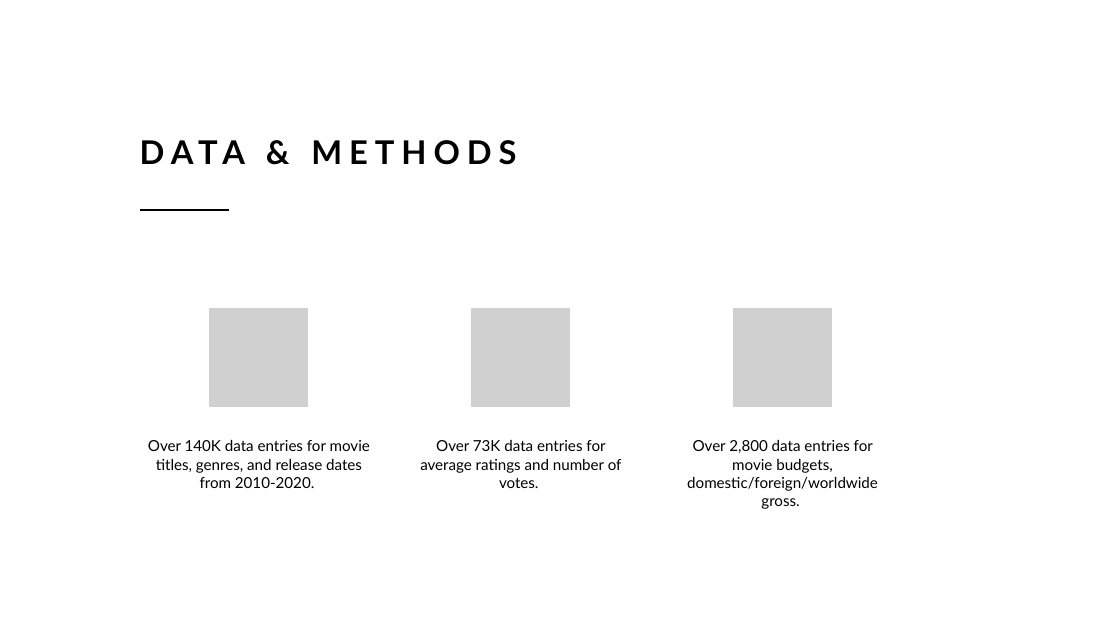
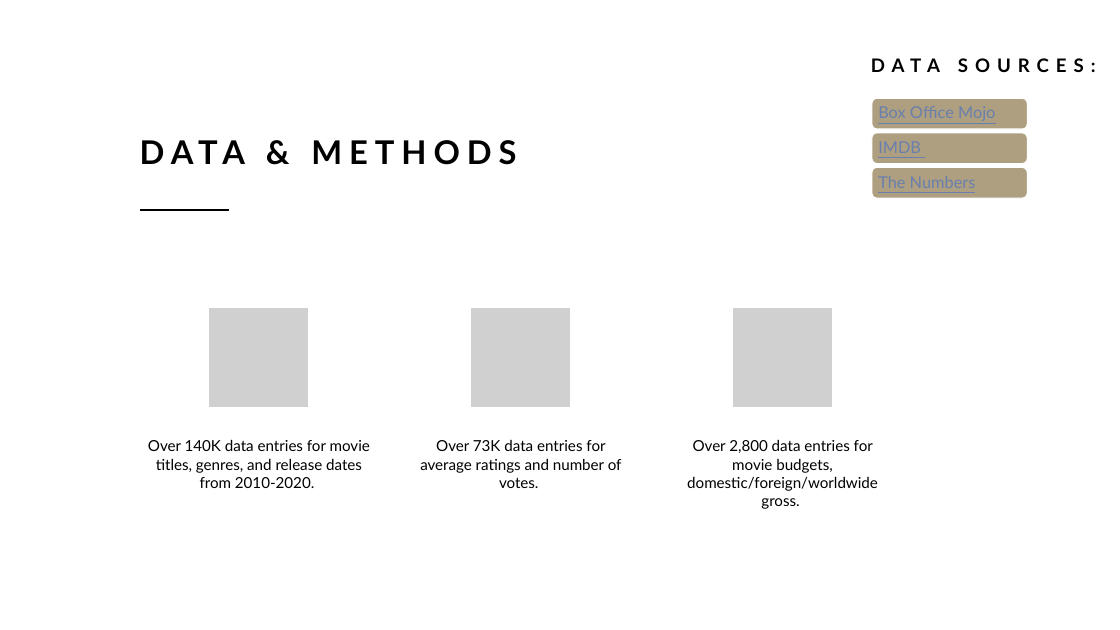
Before and after one commit to rusalka013/microsoft-movie-analysis, a slide deck: slide 5 of Movie_analysis_project.pptx. Drawn at 1120x630 pixels with LibreOffice and Linux fonts; fonts in the diff are those of the drawing; grey boxes stand for pictures. Boxes give left, top, right and bottom in pixels: in the first picture for what was removed or moved away, otherwise in the second. Text is boxed around its words. In the diff, an @@ line names an element or a change of style, - is before the commit and + after.

```diff
--- a/Movie_analysis_project.pptx
+++ b/Movie_analysis_project.pptx
@@ text added at (871, 58, 1096, 72), 16 pt, text #000000, bold @@
+DATA SOURCES:
@@ rounded rectangle added at (872, 98, 1028, 129), fill #AE9F80, outline #FFFFFF 1 pt @@
@@ rounded rectangle added at (872, 133, 1028, 164), fill #AE9F80, outline #FFFFFF 1 pt @@
@@ rounded rectangle added at (872, 167, 1028, 198), fill #AE9F80, outline #FFFFFF 1 pt @@
```
Also in this commit, not shown: 2 other slides changed, 2 slides added, 1 slide removed, 1 other file.
